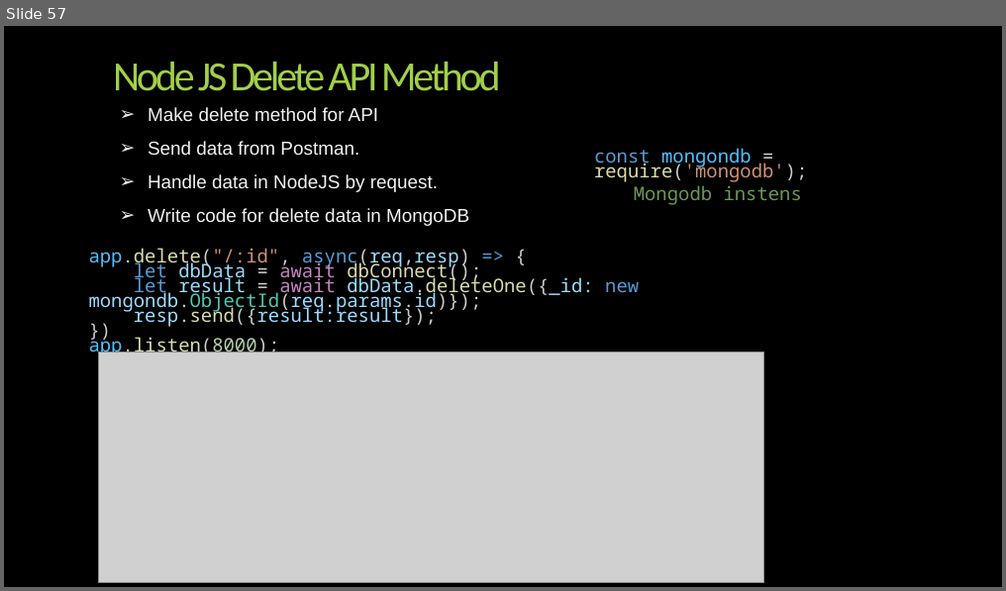
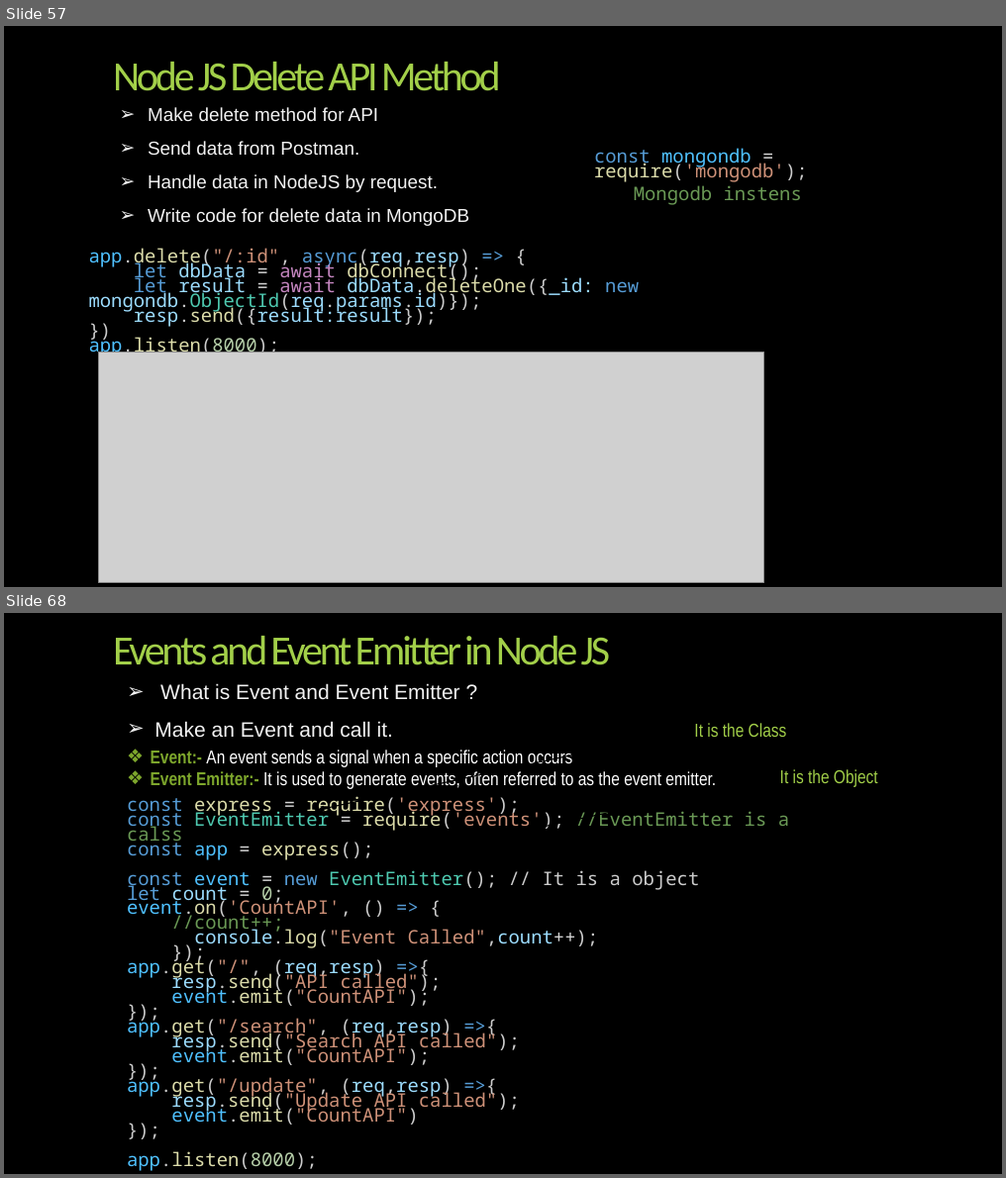
Before and after one commit to Alok2565/nodejs-tut2024, a slide deck: backup_code/NodeJS-full tutorila.pptx. Shown one above the other, each under a label of ours: slide 57 before the commit, slides 57 and 68 after it; the slides between them are not shown. The pictures are 1006x591 and 1006x1178 pixels, drawn with LibreOffice and Linux fonts; fonts in the diff are those of the drawing; grey boxes stand for pictures; background and template pictures are left out. Boxes give left, top, right and bottom in pixels: in the first picture for what was removed or moved away, otherwise in the second. Text is boxed around its words. In the diff, an @@ line names an element or a change of style, - is before the commit and + after.

Commit message:
Mysql connection and working with node JS API

```diff
--- a/backup_code/NodeJS-full tutorila.pptx
+++ b/backup_code/NodeJS-full tutorila.pptx
@@ slide 68 added at (x1=4, y1=613, x2=1002, y2=1174), background picture (left out) @@
@@ title added at (x1=113, y1=636, x2=611, y2=665), 40 pt, text #A2CF49 @@
+Events and Event Emitter in Node JS
@@ text added at (x1=154, y1=683, x2=460, y2=738), 20 pt, text #F2F2F2 @@
+➢ What is Event and Event Emitter ?
+➢ Make an Event and call it.
@@ arrow added from (687, 731) to (318, 810), #000000 1 pt @@
@@ text added at (x1=694, y1=723, x2=787, y2=737), 18 pt, text #A2CF49 @@
+It is the Class
@@ text added at (x1=151, y1=750, x2=716, y2=789), 18 pt, text #FFFFFF @@
+❖ Event:- An event sends a signal when a specific action occurs
+❖ Event Emitter:- It is used to generate events, often referred to as the event emitter.
@@ arrow added from (773, 777) to (403, 858), #000000 1 pt @@
@@ text added at (x1=780, y1=769, x2=878, y2=787), 18 pt, text #A2CF49 @@
+It is the Object
@@ text added at (x1=127, y1=796, x2=789, y2=1171), 18 pt, text #CE9178 @@
+const express = require('express');
+const EventEmitter = require('events'); //EventEmitter is a calss
+const app = express();
+const event = new EventEmitter(); // It is a object
+let count = 0;
+event.on('CountAPI', () => {
+//count++;
+console.log("Event Called",count++);
+});
+app.get("/", (req,resp) =>{
+resp.send("API called");
+event.emit("CountAPI");
+});
+app.get("/search", (req,resp) =>{
+resp.send("Search API called");
+event.emit("CountAPI");
+});
+app.get("/update", (req,resp) =>{
+resp.send("Update API called");
+event.emit("CountAPI")
+});
+app.listen(8000);
```
Also in this commit, not shown: 1 slide changed, 16 other slides added, 5 other files.
